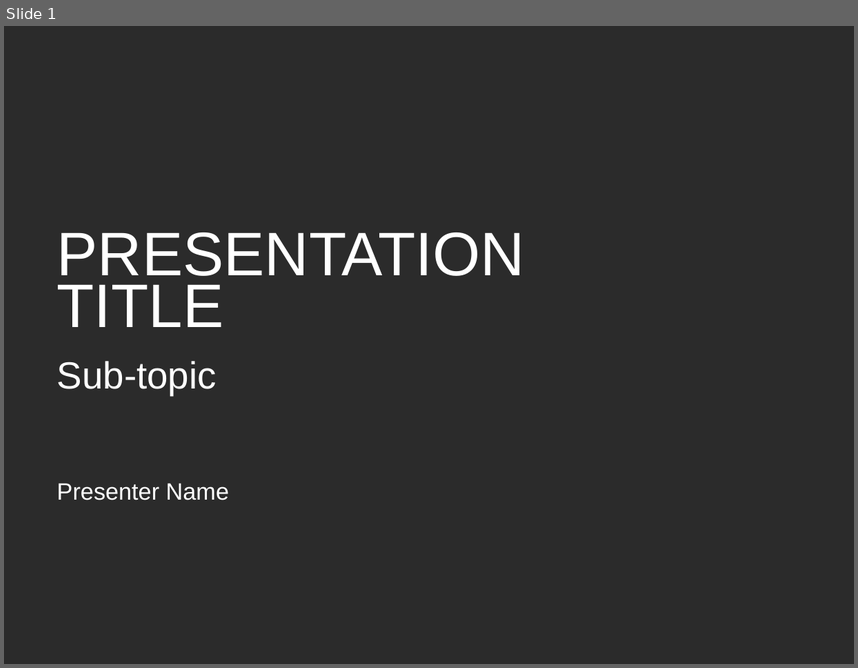
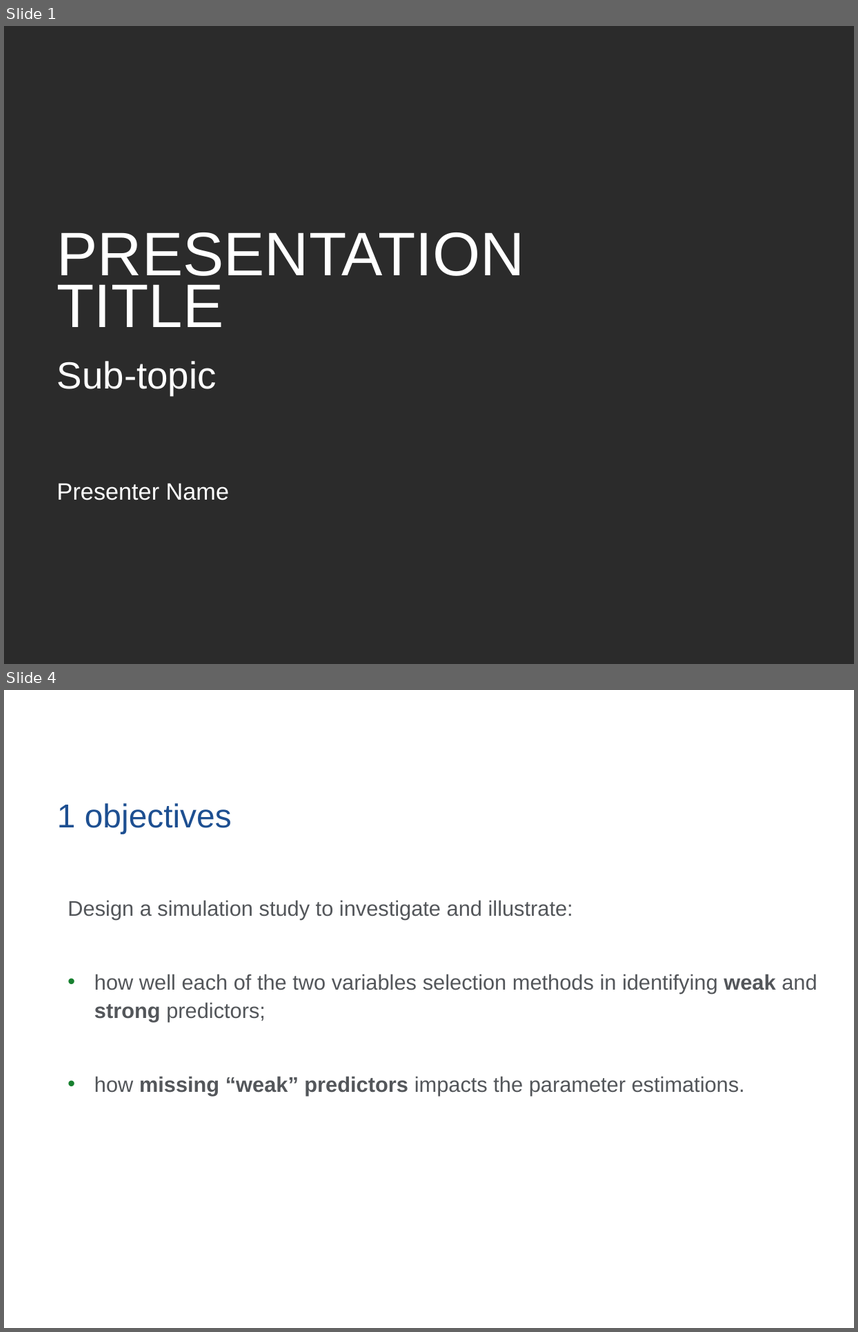
Before and after one commit to yuqimiao/p8160_project1_group7, a slide deck: slide_template/RS11023_Mailman_Standard_Template_12_2018.pptx. Shown one above the other, each under a label of ours: slide 1 before the commit, slides 1 and 4 after it; the slides between them are not shown. The pictures are 858x668 and 858x1332 pixels, drawn with LibreOffice and Linux fonts; fonts in the diff are those of the drawing; background and template pictures are left out; a plain dark background stands for a picture behind light text. Boxes give left, top, right and bottom in pixels: in the first picture for what was removed or moved away, otherwise in the second. Text is boxed around its words. In the diff, an @@ line names an element or a change of style, - is before the commit and + after.

```diff
--- a/slide_template/RS11023_Mailman_Standard_Template_12_2018.pptx
+++ b/slide_template/RS11023_Mailman_Standard_Template_12_2018.pptx
@@ slide 4 added at bbox=[4, 690, 854, 1328], background picture (left out) @@
@@ title added at bbox=[57, 803, 232, 834], 28 pt, text #1D4F91 @@
+1 objectives
@@ text added at bbox=[67, 900, 817, 1095], 18 pt, text #53565A @@
+Design a simulation study to investigate and illustrate:
+• how well each of the two variables selection methods in identifying weak and strong predictors;
+• how missing “weak” predictors impacts the parameter estimations.
@@ page number added at bbox=[593, 1288, 791, 1323], 10 pt, text #FFFFFF @@
+4
```
Also in this commit, not shown: 6 other slides added, 1 slide removed, 2 other files.
